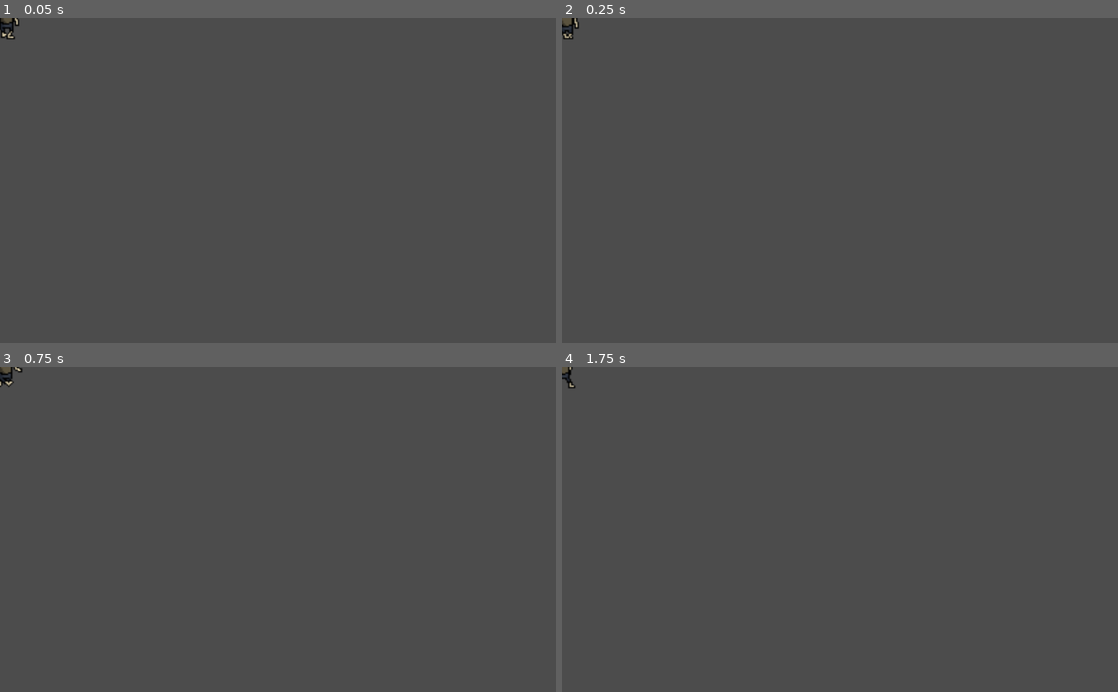
Above: before the commit, frames 1-4 (two rows, left to right).
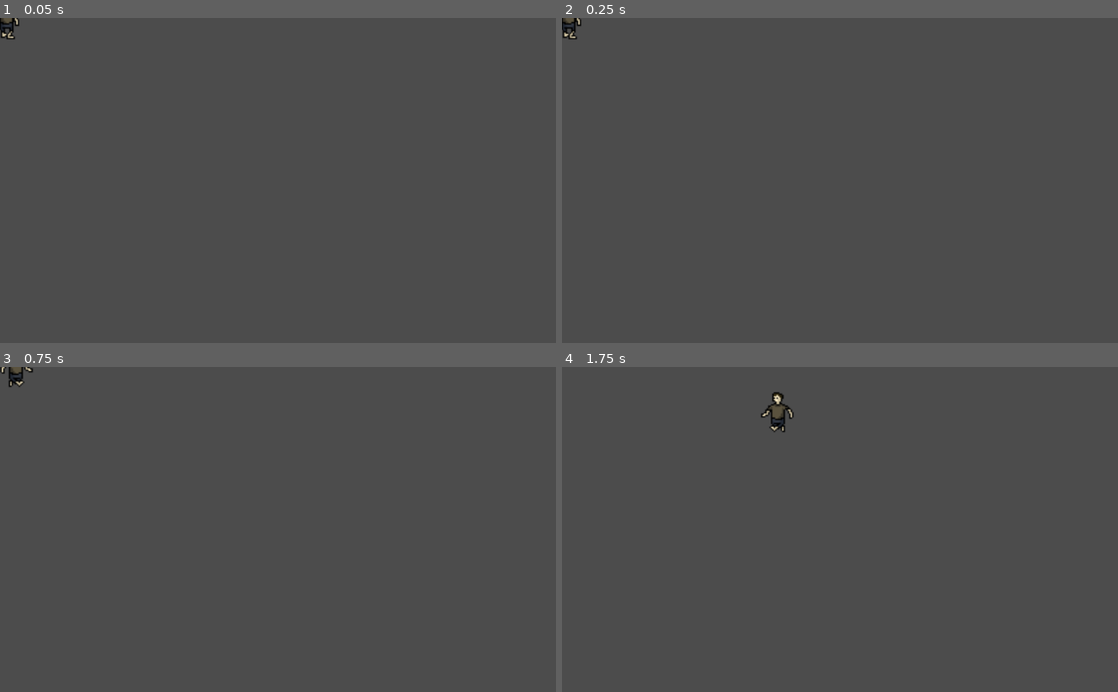
Above: after the commit, the same moments.

Repository: n-maido/dont-fear-the-reaper
Game: Godot game, scene res://scenes/TBD/TBD.tscn
Same seed, same stepped clock (60 frames per second), same inputs: the game is played once before the commit and once after it. This scene is started directly instead of the project's main scene.
Inputs:
- Up to frame 1 (0.05 s): no input
- Up to frame 2 (0.25 s): no input
- Up to frame 3 (0.75 s): hold Right (ui_right) from 0.53 s (still down)
- Up to frame 4 (1.75 s): release Right (ui_right) at 1.28 s; hold Down (ui_down) from 1.28 s (still down)

Frame 1 is identical in both runs. In frame 2, 0.1% of the frame differs, in the area x 0-4%, y 0-7%; in frame 3, 0.2%; in frame 4, 0.4%, in the area x 0-42%, y 0-21%.
Error before the commit: Parse Error: Unexpected token: if: (res://scenes/TBD/TBD.gd:14)

Commit message:
animated TBD. fixed some files and folders

Diff:
--- a/scenes/TBD/TBD.gd
+++ b/scenes/TBD/TBD.gd
@@ -11,15 +11,23 @@
 
 # _physics_process function is called 60 times a second
 # multiply vel by delta to maintain speed if frame is lagging
-if input_vector != Vector2.ZERO:
-	if input_vector.x > 0 :
-		animationPlayer.play("run_right")
+func _physics_process(delta):
+	var input_vector = Vector2.ZERO
+	# the following lines can be imagined as a graph
+	input_vector.x = Input.get_action_strength("ui_right") - Input.get_action_strength("ui_left")
+	input_vector.y = Input.get_action_strength("ui_down") - Input.get_action_strength("ui_up")
+	input_vector = input_vector.normalized()
+
+	# multiply vel by delta to maintain speed if frame is lagging
+	if input_vector != Vector2.ZERO:
+		if input_vector.x > 0 :
+			animationPlayer.play("TBD_right")
+		else:
+			animationPlayer.play("TBD_left")
+		vel += input_vector * ACCELERATION
+		vel = vel.clamped(MAX_SPEED)
 	else:
-		animationPlayer.play("run_left")
-	vel += input_vector * ACCELERATION
-	vel = vel.clamped(MAX_SPEED)
-else:
-	animationPlayer.stop()
-	vel = vel.move_toward(Vector2.ZERO, FRICTION)
+		animationPlayer.stop()
+		vel = vel.move_toward(Vector2.ZERO, FRICTION)
 
-vel = move_and_slide(vel)
+	vel = move_and_slide(vel)
--- a/scenes/TBD/TBD.tscn
+++ b/scenes/TBD/TBD.tscn
@@ -1,17 +1,29 @@
 [gd_scene load_steps=6 format=2]
 
-[ext_resource path="res://scenes/TBD/m_merged.png" type="Texture" id=1]
+[ext_resource path="res://Sprites/TBD/tbd_left_right.png" type="Texture" id=1]
 [ext_resource path="res://scenes/TBD/TBD.gd" type="Script" id=2]
+
 
 [sub_resource type="RectangleShape2D" id=1]
 extents = Vector2( 24.4455, 39.4312 )
 
-[sub_resource type="Animation" id=3]
+[sub_resource type="Animation" id=2]
 resource_name = "TBD_left"
 length = 0.6
+tracks/0/type = "value"
+tracks/0/path = NodePath("TBD:frame")
+tracks/0/interp = 1
+tracks/0/loop_wrap = true
+tracks/0/imported = false
+tracks/0/enabled = true
+tracks/0/keys = {
+"times": PoolRealArray( 0, 0.1, 0.2, 0.3, 0.4, 0.5 ),
+"transitions": PoolRealArray( 1, 1, 1, 1, 1, 1 ),
+"update": 1,
+"values": [ 6, 7, 8, 9, 10, 11 ]
+}
 
-[sub_resource type="Animation" id=2]
-resource_name = "TBD_right"
+[sub_resource type="Animation" id=3]
 length = 0.6
 loop = true
 tracks/0/type = "value"
@@ -34,13 +46,13 @@
 scale = Vector2( 2.59375, 2.45238 )
 texture = ExtResource( 1 )
 hframes = 12
-frame = 5
+frame = 11
 
 [node name="CollisionShape2D" type="CollisionShape2D" parent="."]
-position = Vector2( 13.1544, 1.43115 )
+position = Vector2( 0.1544, 1.43115 )
 shape = SubResource( 1 )
 
 [node name="TBDAnimation" type="AnimationPlayer" parent="."]
 autoplay = "TBD_right"
-anims/TBD_left = SubResource( 3 )
-anims/TBD_right = SubResource( 2 )
+anims/TBD_left = SubResource( 2 )
+anims/TBD_right = SubResource( 3 )
--- a/scenes/reaper/ReaperAnimated.tres.gd
+++ b/scenes/reaper/ReaperAnimated.tres.gd
@@ -7,7 +7,7 @@
 const FRICTION = 15
 var vel = Vector2.ZERO		# velocity - how many pixels/second we are moving
 
-onready var animationPlayer = get_node("AnimationPlayer")
+onready var animationPlayer = get_node("ReaperAnimation")
 
 # _physics_process function is called 60 times a second
 func _physics_process(delta):
--- a/scenes/reaper/ReaperAnimated.tscn
+++ b/scenes/reaper/ReaperAnimated.tscn
@@ -1,44 +1,7 @@
 [gd_scene load_steps=6 format=2]
 
 [ext_resource path="res://Sprites/reaper/reaper_right_left.png" type="Texture" id=1]
-
-[sub_resource type="GDScript" id=1]
-script/source = "extends KinematicBody2D
-
-# Declare member variables here. Examples:
-var speed : int = 200
-const ACCELERATION = 15
-const MAX_SPEED = 450
-const FRICTION = 15
-var vel = Vector2.ZERO		# velocity - how many pixels/second we are moving
-
-onready var animationPlayer = get_node(\"ReaperAnimation\")
-
-# _physics_process function is called 60 times a second
-func _physics_process(delta):
-	var input_vector = Vector2.ZERO
-	# the following lines can be imagined as a graph
-	input_vector.x = Input.get_action_strength(\"ui_right\") - Input.get_action_strength(\"ui_left\")
-	input_vector.y = Input.get_action_strength(\"ui_down\") - Input.get_action_strength(\"ui_up\")
-	input_vector = input_vector.normalized()
-
-	# multiply vel by delta to maintain speed if frame is lagging
-	if input_vector != Vector2.ZERO:
-		if input_vector.x > 0 :
-			animationPlayer.play(\"run_right\")
-		else:
-			animationPlayer.play(\"run_left\")
-		vel += input_vector * ACCELERATION
-		vel = vel.clamped(MAX_SPEED)
-	else:
-		animationPlayer.stop()
-		vel = vel.move_toward(Vector2.ZERO, FRICTION)
-
-	vel = move_and_slide(vel)
-
-
-
-"
+[ext_resource path="res://scenes/reaper/ReaperAnimated.tres.gd" type="Script" id=2]
 
 [sub_resource type="RectangleShape2D" id=2]
 extents = Vector2( 40.8199, 59.5201 )
@@ -76,7 +39,7 @@
 }
 
 [node name="ReaperAnimate" type="KinematicBody2D"]
-script = SubResource( 1 )
+script = ExtResource( 2 )
 
 [node name="Sprite" type="Sprite" parent="."]
 texture = ExtResource( 1 )
Renamed: scenes/TBD/m_merged.png -> Sprites/TBD/tbd_left_right.png
Not shown, changed: Sprites/TBD/tbd_left_right.png.import
Not shown, changed: .DS_Store
